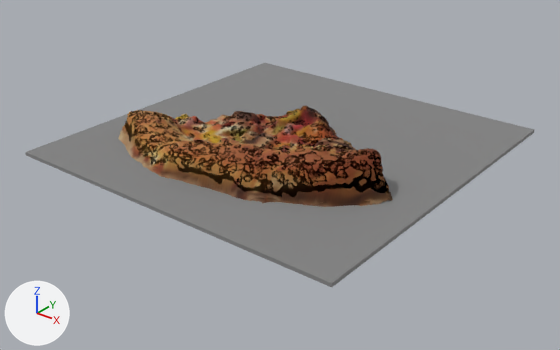
What one commit did to the glTF model media/gltf/pizza/pizza.gltf.
Camera for both pictures: a camera (50 mm lens) standing at (0.453, -0.688, 0.355) and looking at (-0.028, -0.087, -0.018). Every picture has the same lights, and +X, +Y and +Z are marked at lower left. Where no turn or scale is listed for an object, it has been applied to the vertices.

Objects in the first picture: 'Cube', 'TexturedMesh'.
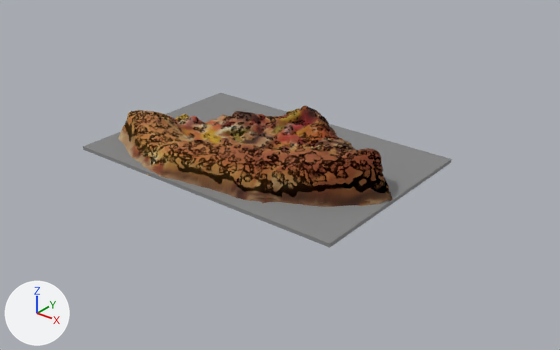
Commit message: additions edited 4

The change, as a list of edits to the scene's bpy script:
```text
Change ob_cube:
    ob_cube.location: (-0.0353, -0.0624, 0.0109) -> (-0.0353, -0.1046, 0.0109)
    ob_cube.scale: (0.201, 0.201, 0.00201) -> (0.165, 0.111, 0.00201)
```

Pixel boxes (x1, y1, x2, y2) of what changed, in the pictures (560 x 350 px):
'Cube', moved, rescaled (27% narrower, 31% shorter)
    before: (26, 63, 534, 287)
    after: (83, 93, 452, 248)
